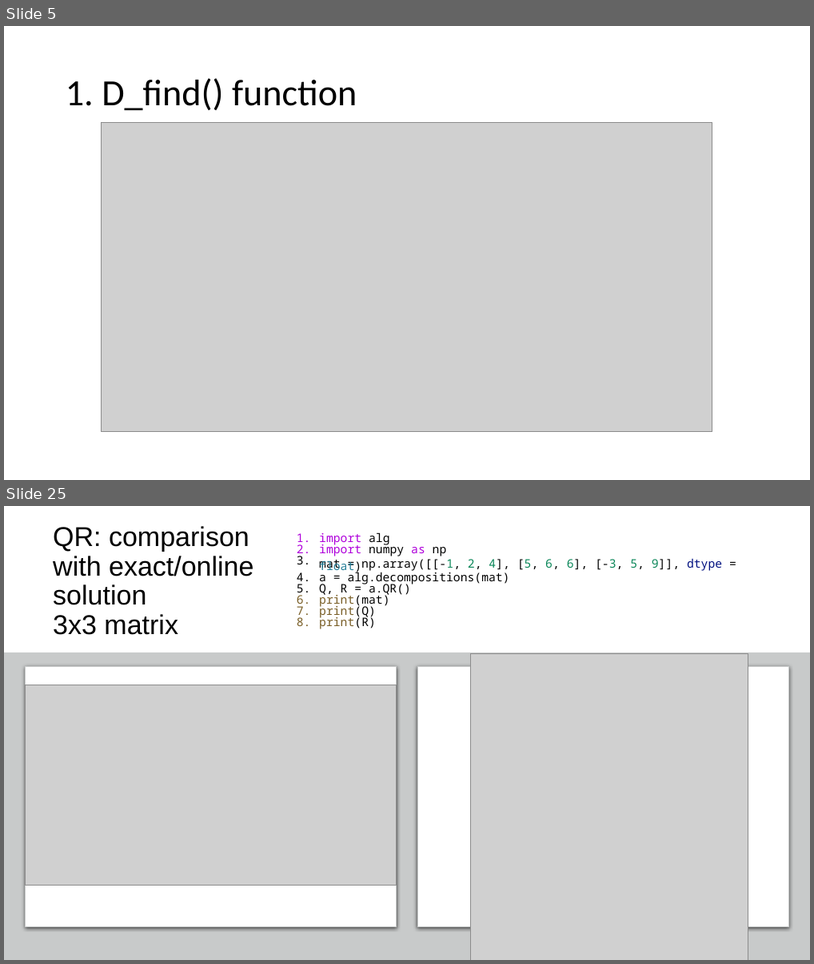
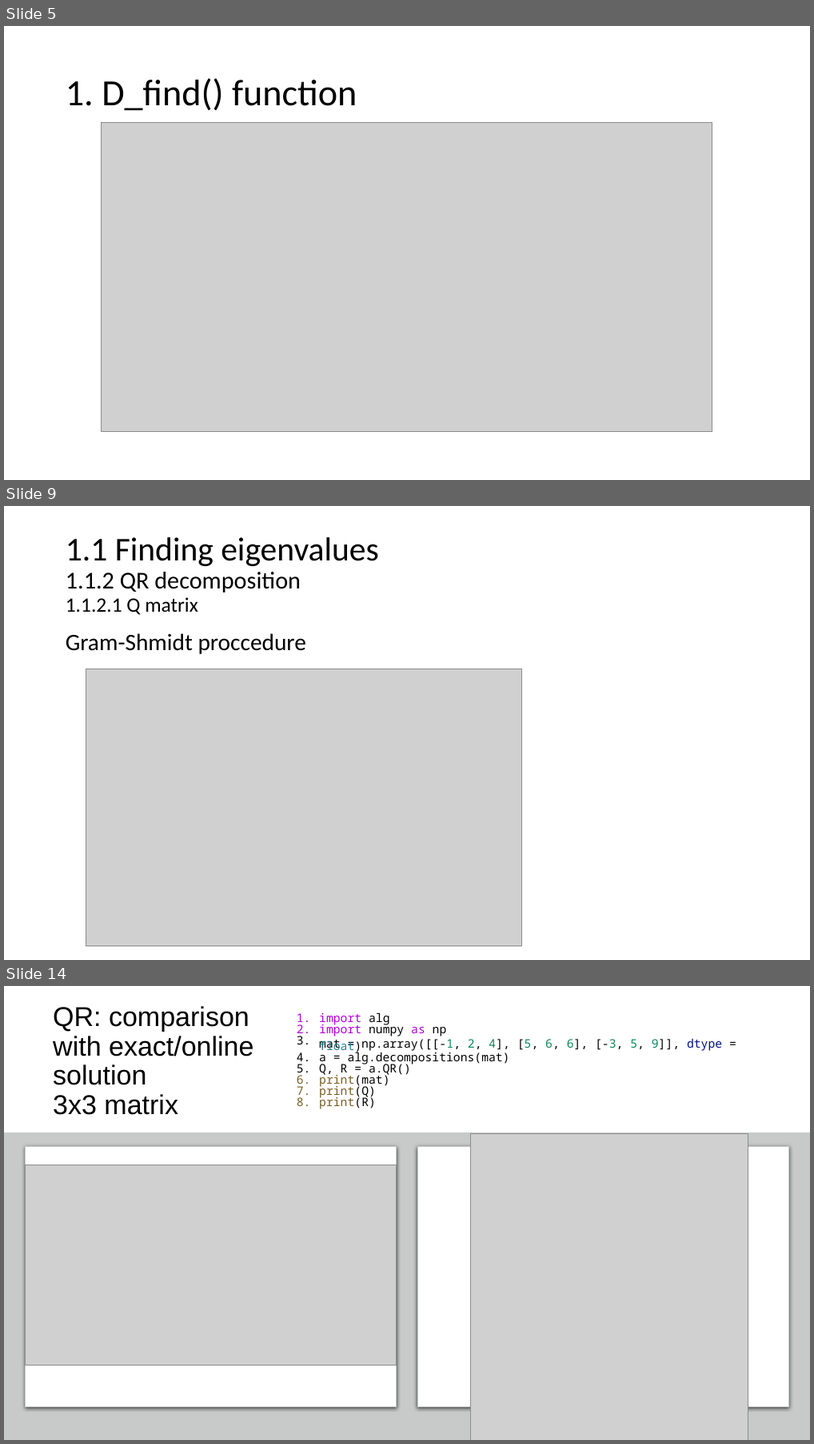
Before and after one commit to netalydana28/Python2, a slide deck: project3/algebra.pptx. Shown one above the other, each under a label of ours: slides 5 and 25 before the commit, slides 5, 9 and 14 after it; the slides between them are not shown. The pictures are 814x964 and 814x1444 pixels, drawn with LibreOffice and Linux fonts; fonts in the diff are those of the drawing; grey boxes stand for pictures. Boxes give left, top, right and bottom in pixels: in the first picture for what was removed or moved away, otherwise in the second. Text is boxed around its words. In the diff, an @@ line names an element or a change of style, - is before the commit and + after.

```diff
--- a/project3/algebra.pptx
+++ b/project3/algebra.pptx
@@ slide 9 added at <box>4,506,810,960</box>, background #FFFFFF @@
@@ title added at <box>66,537,379,615</box>, 39.6 pt, text #000000 @@
+1.1 Finding eigenvalues
+1.1.2 QR decomposition
+1.1.2.1 Q matrix
@@ text added at <box>66,633,306,654</box>, 28 pt, text #000000 @@
+Gram-Shmidt proccedure
@@ picture added at <box>86,668,522,945</box> @@
@@ what was slide 25 is now slide 14 @@
```
Also in this commit, not shown: 4 slides changed, 12 other slides added, 5 slides removed, 2 other files.
